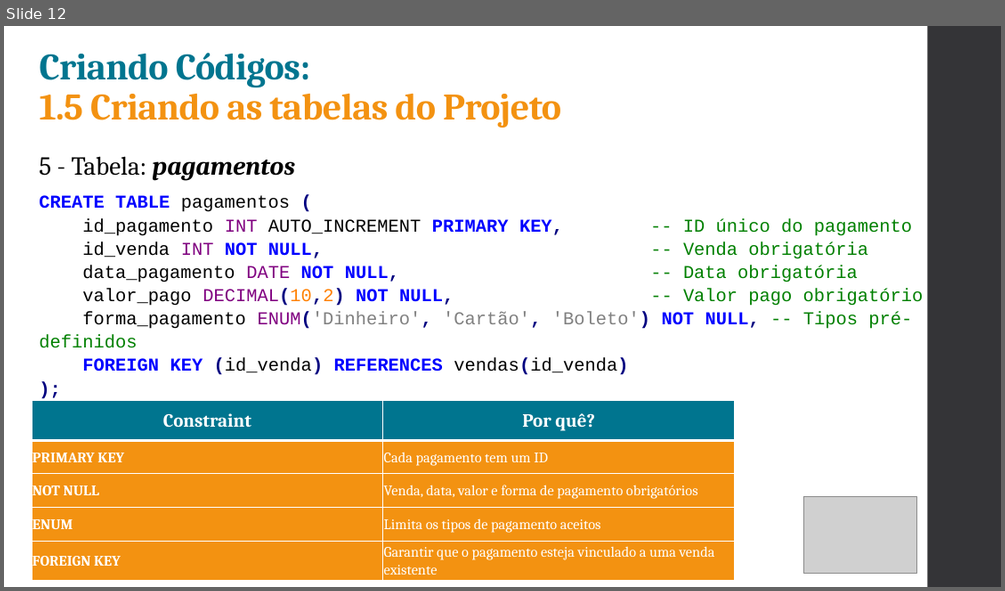
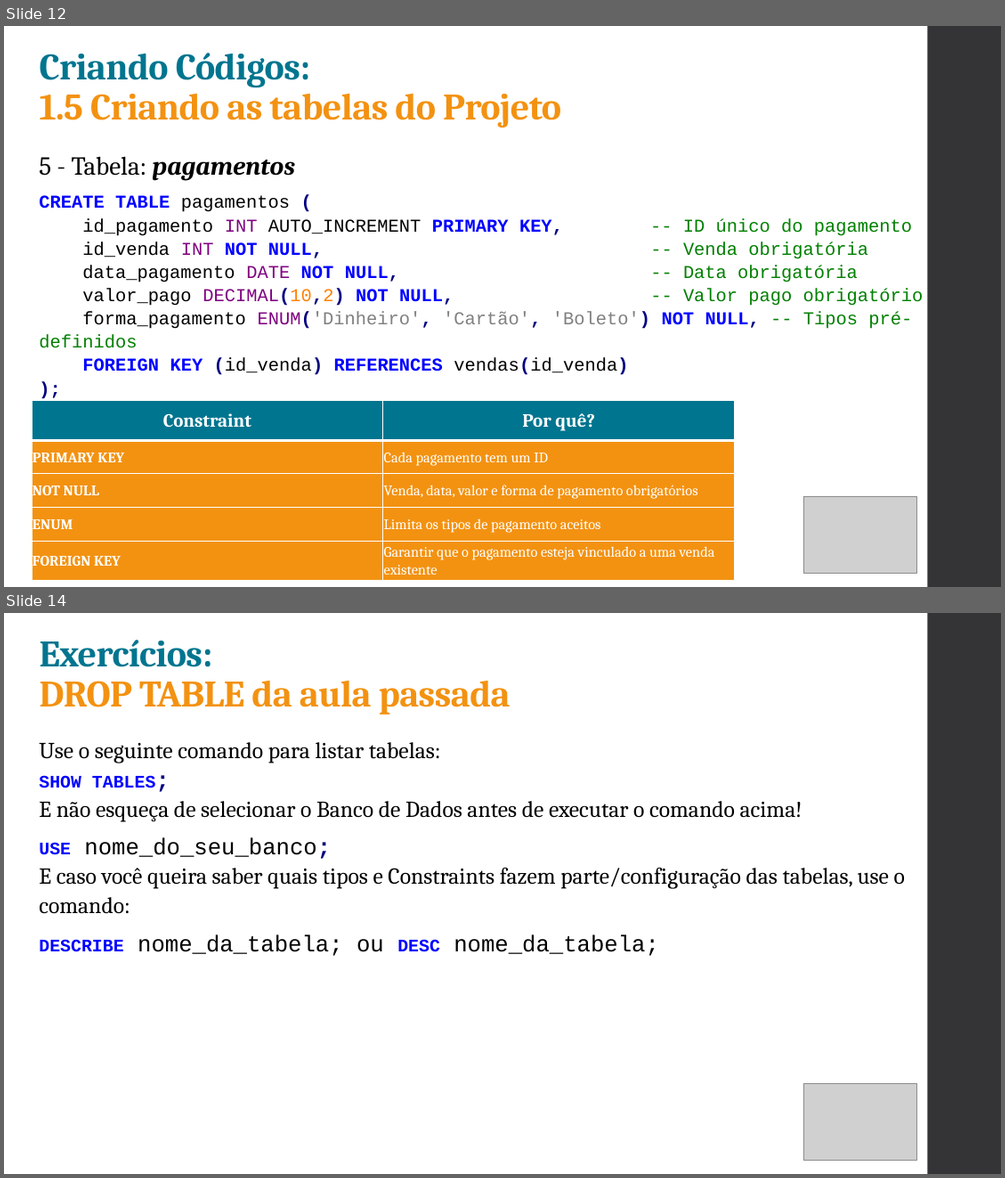
Before and after one commit to ruanSTT/database-mysql, a slide deck: Aula 02/Aula02.pptx. Shown one above the other, each under a label of ours: slide 12 before the commit, slides 12 and 14 after it; the slides between them are not shown. The pictures are 1005x591 and 1005x1178 pixels, drawn with LibreOffice and Linux fonts; fonts in the diff are those of the drawing; grey boxes stand for pictures. Boxes give left, top, right and bottom in pixels: in the first picture for what was removed or moved away, otherwise in the second. Text is boxed around its words. In the diff, an @@ line names an element or a change of style, - is before the commit and + after.

```diff
--- a/Aula 02/Aula02.pptx
+++ b/Aula 02/Aula02.pptx
@@ slide 14 added at (x1=4, y1=613, x2=1001, y2=1174), background #FFFFFF; not listed: 1 template element that a slide beside it also shows @@
@@ title added at (x1=40, y1=640, x2=510, y2=714), 36 pt, text #F39211, bold @@
+Exercícios:
+DROP TABLE da aula passada
@@ text added at (x1=39, y1=742, x2=905, y2=956), 22 pt, text #000000 @@
+Use o seguinte comando para listar tabelas:
+SHOW TABLES;
+E não esqueça de selecionar o Banco de Dados antes de executar o comando acima!
+USE nome_do_seu_banco;
+E caso você queira saber quais tipos e Constraints fazem parte/configuração das tabelas, use o comando:
+DESCRIBE nome_da_tabela; ou DESC nome_da_tabela;
@@ picture added at (x1=803, y1=1083, x2=917, y2=1159) @@
```
Also in this commit, not shown: 6 other slides added, 1 other file.
